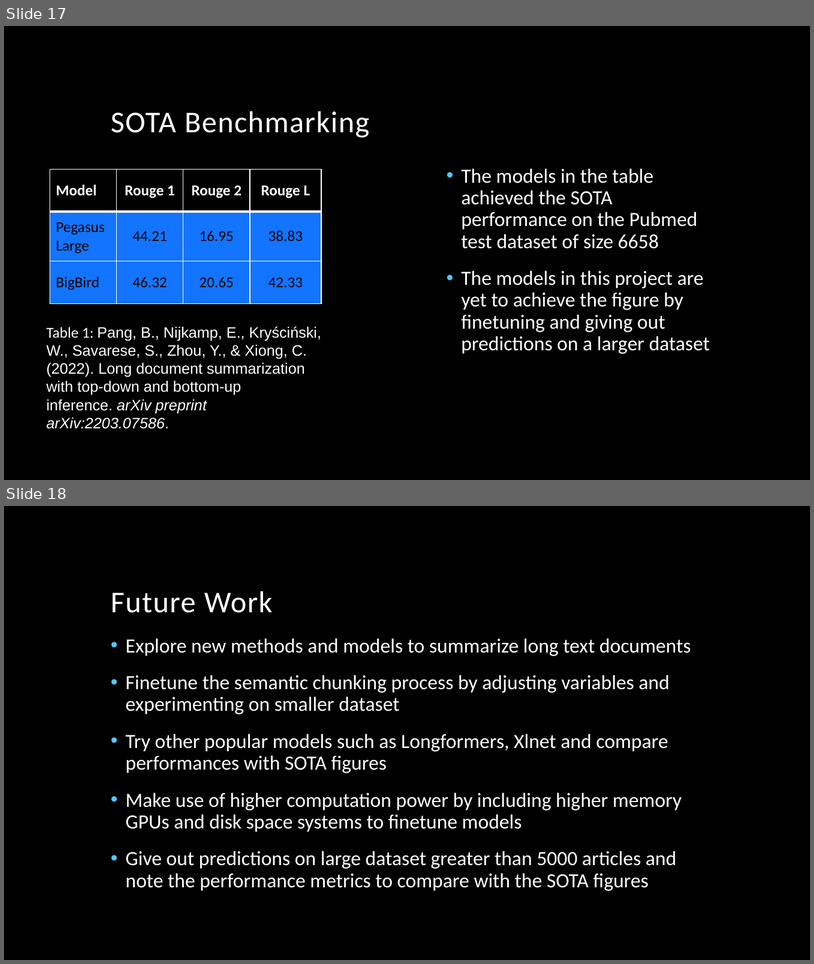
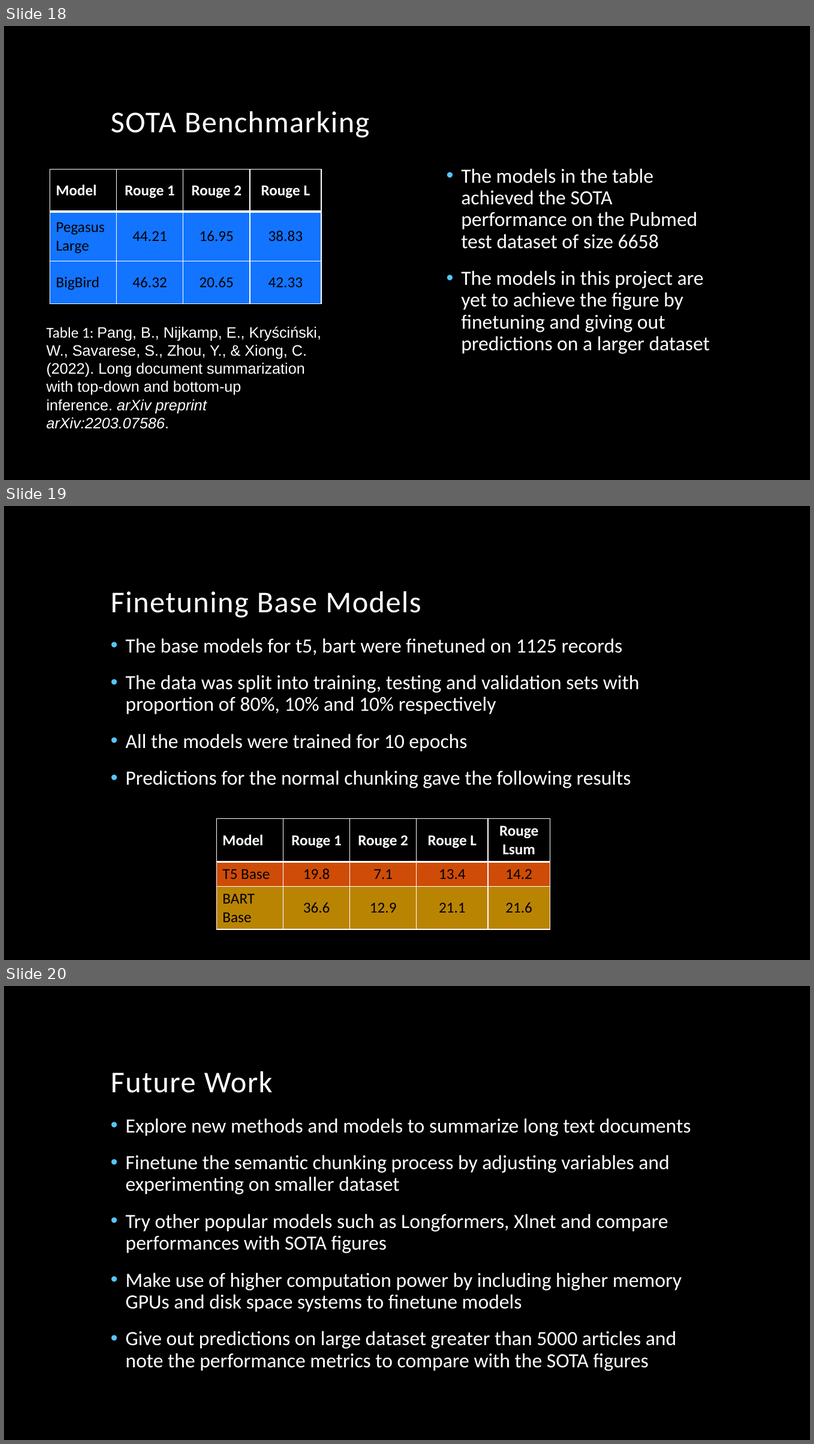
Before and after one commit to akhilchitreddy/summarizing-pubmed, a slide deck: Summarizing Pubmed Articles.pptx. Shown one above the other, each under a label of ours: slides 17 and 18 before the commit, slides 18, 19 and 20 after it. The pictures are 814x964 and 814x1444 pixels, drawn with LibreOffice and Linux fonts; fonts in the diff are those of the drawing; background and template pictures are left out. Boxes give left, top, right and bottom in pixels: in the first picture for what was removed or moved away, otherwise in the second. Text is boxed around its words. In the diff, an @@ line names an element or a change of style, - is before the commit and + after.

```diff
--- a/Summarizing Pubmed Articles.pptx
+++ b/Summarizing Pubmed Articles.pptx
@@ slide 19 added at <box>4,506,810,960</box>, background picture (left out) @@
@@ title added at <box>111,591,421,618</box>, 36 pt, text #FFFFFF @@
+Finetuning Base Models
@@ text added at <box>126,638,640,788</box>, 24 pt, text #FFFFFF @@
+• The base models for t5, bart were finetuned on 1125 records
+• The data was split into training, testing and validation sets with proportion of 80%, 10% and 10% respectively
+• All the models were trained for 10 epochs
+• Predictions for the normal chunking gave the following results
@@ table added at <box>216,819,549,928</box>, 3 rows, 5 columns @@
+Model | Rouge 1 | Rouge 2 | Rouge L | Rouge Lsum
+T5 Base | 19.8 | 7.1 | 13.4 | 14.2
+BART Base | 36.6 | 12.9 | 21.1 | 21.6
@@ what was slide 17 is now slide 18 @@
@@ what was slide 18 is now slide 20 @@
```
Also in this commit, not shown: 1 other slide added, 1 other file.
